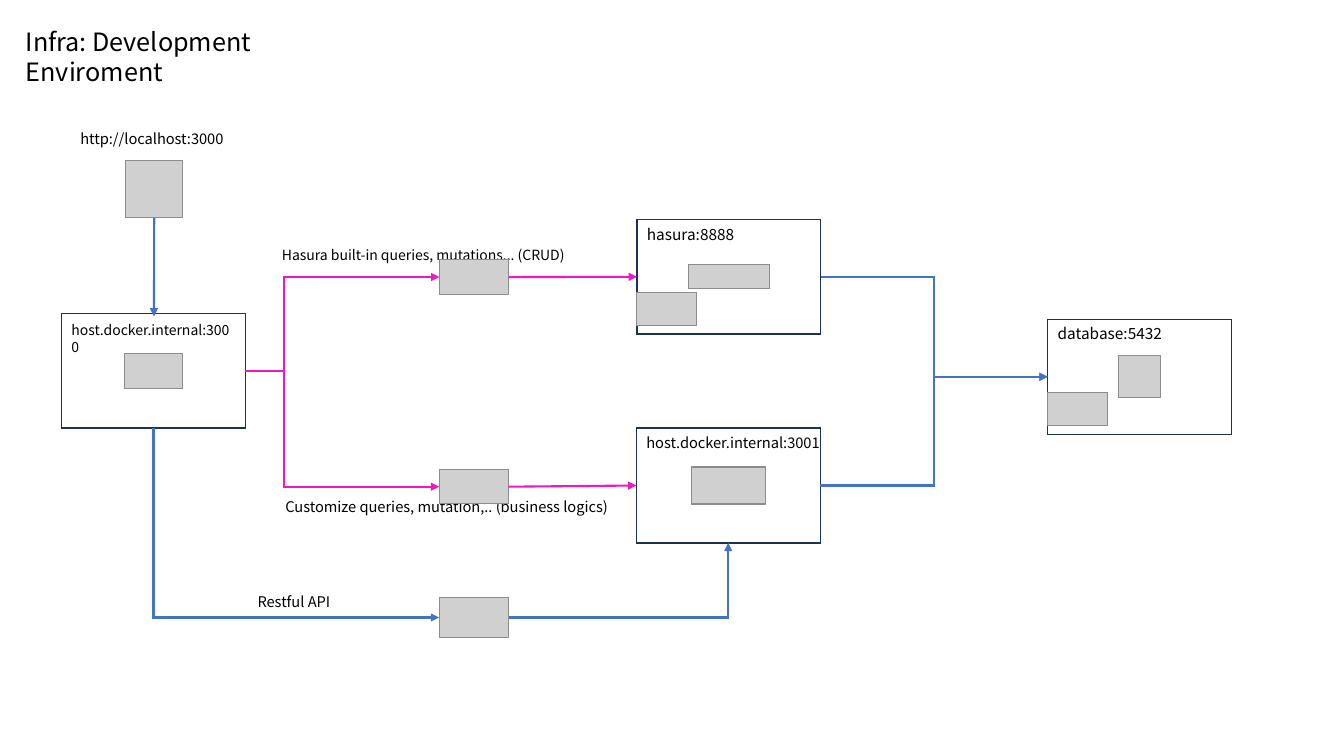
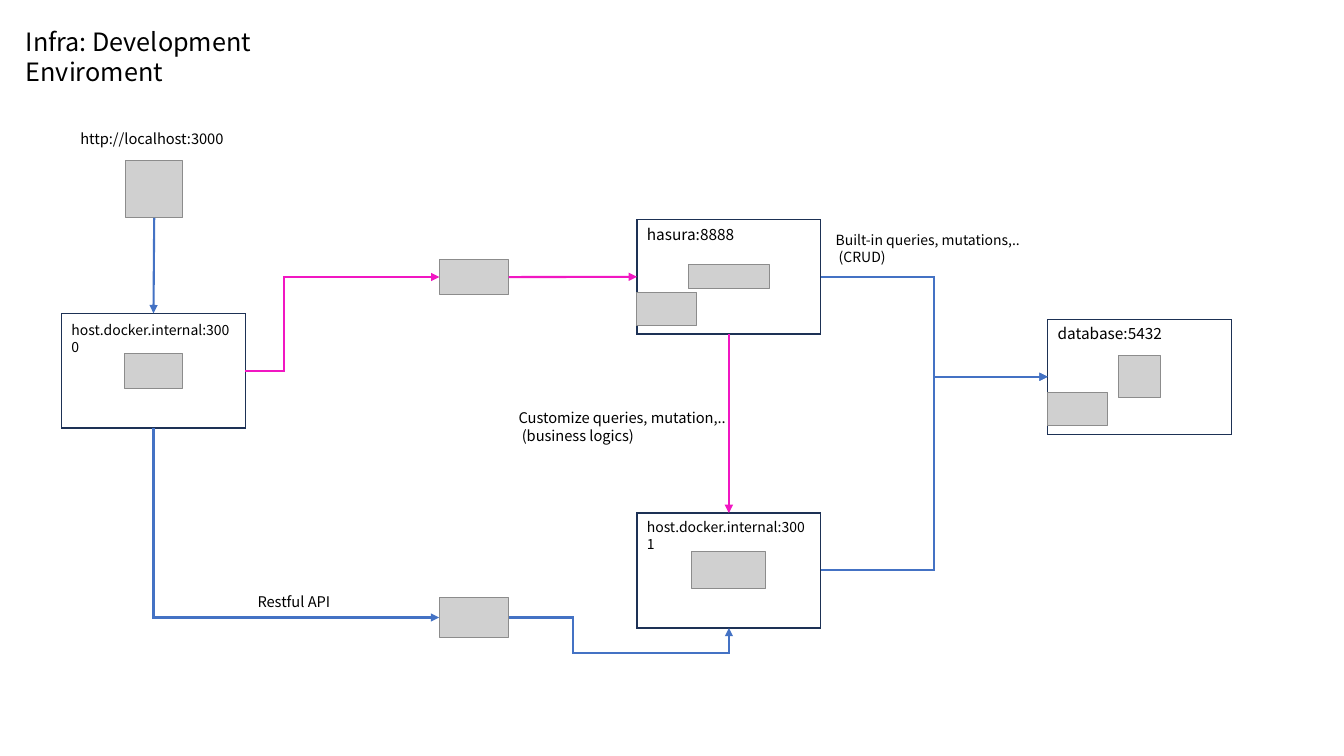
Before and after one commit to dukinfotech/graphql-stack, a slide deck: slide 1 of docs/infra.pptx. Drawn at 1344x756 pixels with LibreOffice and Linux fonts; fonts in the diff are those of the drawing; grey boxes stand for pictures. Boxes give left, top, right and bottom in pixels: in the first picture for what was removed or moved away, otherwise in the second. Text is boxed around its words. In the diff, an @@ line names an element or a change of style, - is before the commit and + after.

```diff
--- a/docs/infra.pptx
+++ b/docs/infra.pptx
@@ arrow moved from (154, 218) - (154, 317) to (154, 218) - (153, 314) @@
@@ text at (836,234,1020,265): text changed @@
-Hasura built-in queries, mutations,.. (CRUD)
+Built-in queries, mutations,..
+(CRUD)
@@ arrow added from (729, 335) to (729, 513), #F117C2 1.5 pt @@
@@ elbow arrow removed from (246, 371) to (440, 487) @@
@@ elbow arrow moved from (821, 486) - (1048, 377) to (821, 571) - (1048, 377) @@
@@ text at (519,411,726,445): text changed @@
-Customize queries, mutation,.. (business logics)
+Customize queries, mutation,..
+(business logics)
@@ picture removed at (440,470,509,504) @@
@@ arrow removed from (508, 487) to (636, 486) @@
@@ rectangle: place and size @@
-rectangle at (636,429,820,543)
+rectangle at (637,513,821,628)
@@ text "host.docker.internal:3001": place and size @@
-text "host.docker.internal:3001" at (646,436,819,448)
+text "host.docker.internal:3001" at (647,521,805,532)
@@ text "host.docker.internal:3001" at (647,521,805,532): size 10.5 to 10 pt @@
@@ picture: place and size @@
-picture at (692,467,765,504)
+picture at (692,553,765,590)
@@ elbow arrow moved from (509, 618) - (729, 543) to (509, 618) - (729, 628) @@
```
Also in this commit, not shown: 2 other slides changed.
